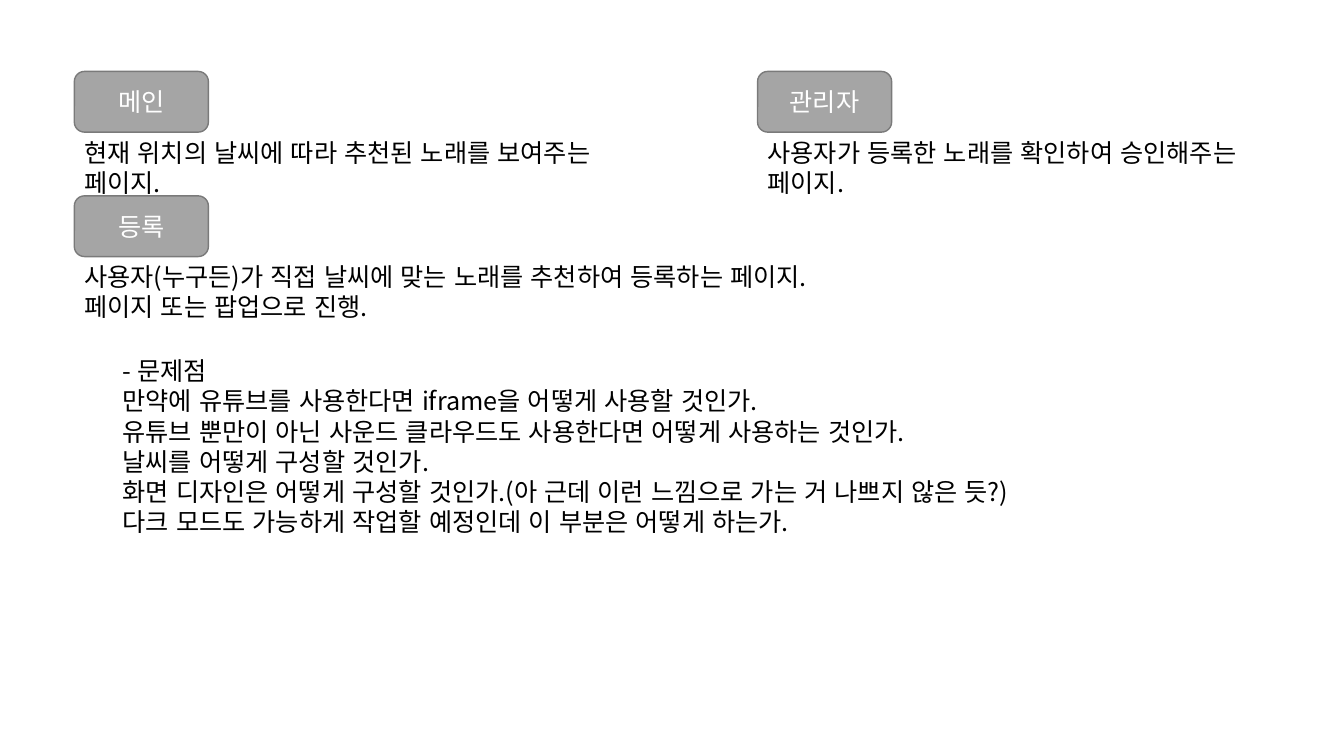
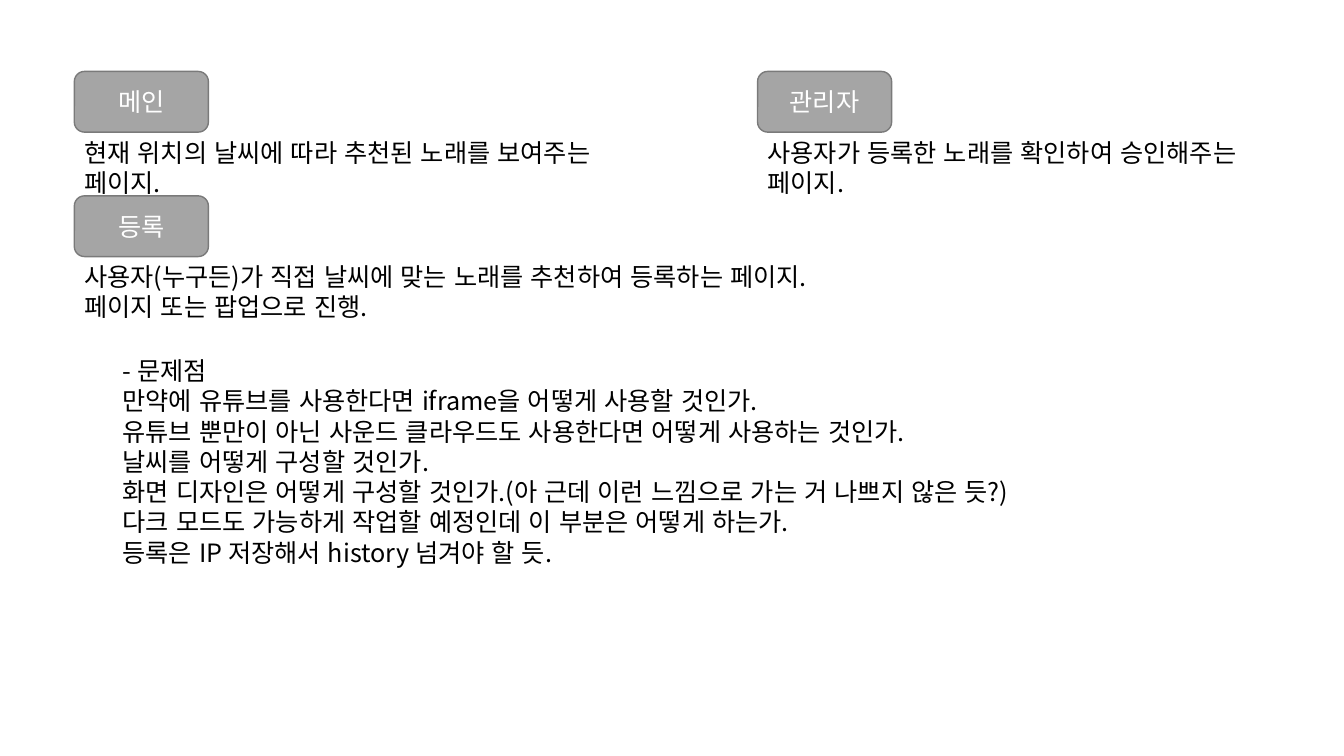
Before and after one commit to soominn/recommendMusic, a slide deck: slide 1 of 기본.pptx. Drawn at 1344x756 pixels with LibreOffice and Linux fonts; fonts in the diff are those of the drawing. Boxes give left, top, right and bottom in pixels: in the first picture for what was removed or moved away, otherwise in the second. Text is boxed around its words. In the diff, an @@ line names an element or a change of style, - is before the commit and + after.

Commit message:
ppt 수정

```diff
--- a/기본.pptx
+++ b/기본.pptx
@@ text at box(123, 541, 552, 568): paragraph added @@
+등록은 IP 저장해서 history 넘겨야 할 듯.
```
